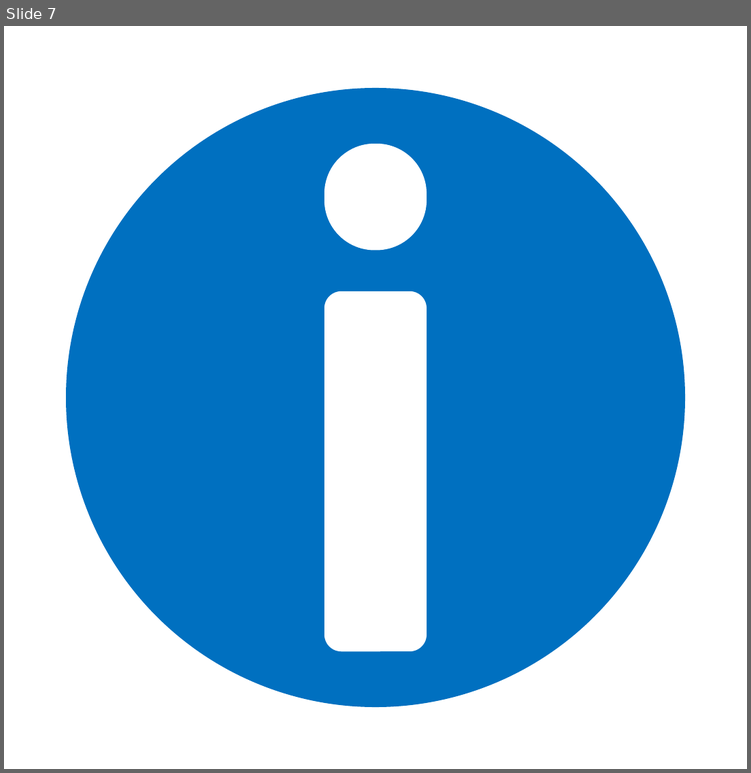
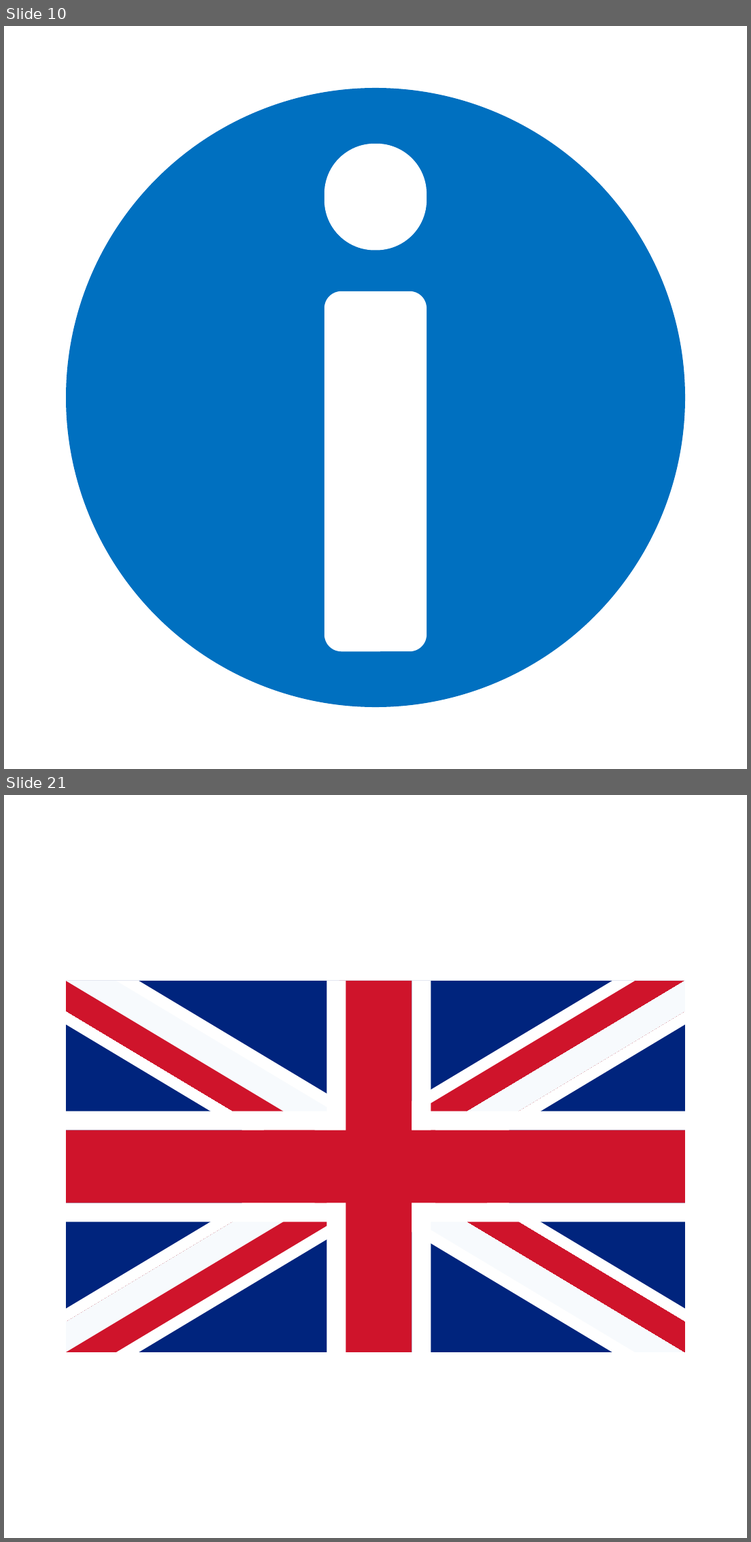
Before and after one commit to alisopp/KaraokeMusicVideoManager, a slide deck: ImageResources/ProjectFiles/menu.pptx. Shown one above the other, each under a label of ours: slide 7 before the commit, slides 10 and 21 after it; the slides between them are not shown. The pictures are 751x773 and 751x1542 pixels, drawn with LibreOffice and Linux fonts; fonts in the diff are those of the drawing. Boxes give left, top, right and bottom in pixels: in the first picture for what was removed or moved away, otherwise in the second. Text is boxed around its words. In the diff, an @@ line names an element or a change of style, - is before the commit and + after.

```diff
--- a/ImageResources/ProjectFiles/menu.pptx
+++ b/ImageResources/ProjectFiles/menu.pptx
@@ slide 21 added at box(4, 795, 747, 1538), background #FFFFFF @@
@@ rectangle added at box(66, 980, 685, 1351), fill #00247D @@
@@ diag stripe added at box(66, 980, 685, 1351), fill #FFFFFF @@
@@ diag stripe added at box(66, 980, 685, 1351), fill #FFFFFF @@
@@ diag stripe added at box(66, 980, 685, 1351), fill #FFFFFF @@
@@ diag stripe added at box(66, 980, 685, 1351), fill #FFFFFF @@
@@ diag stripe added at box(66, 980, 685, 1351), fill gradient #F7FAFD to #CF142B @@
@@ diag stripe added at box(66, 980, 685, 1351), fill gradient #CF142B to #F7FAFD @@
@@ diag stripe added at box(66, 980, 685, 1351), fill gradient #F7FAFD to #CF142B @@
@@ diag stripe added at box(66, 980, 685, 1351), fill gradient #CF142B to #F7FAFD @@
@@ rectangle added at box(326, 980, 345, 1351), fill #FFFFFF @@
@@ rectangle added at box(339, 981, 411, 1352), fill #CF142B @@
@@ rectangle added at box(411, 980, 431, 1351), fill #FFFFFF @@
@@ rectangle added at box(66, 1111, 685, 1130), fill #FFFFFF @@
@@ rectangle added at box(66, 1130, 685, 1202), fill #CF142B @@
@@ rectangle added at box(66, 1202, 685, 1222), fill #FFFFFF @@
@@ what was slide 7 is now slide 10 @@
```
Also in this commit, not shown: 13 other slides added, 26 other files.
